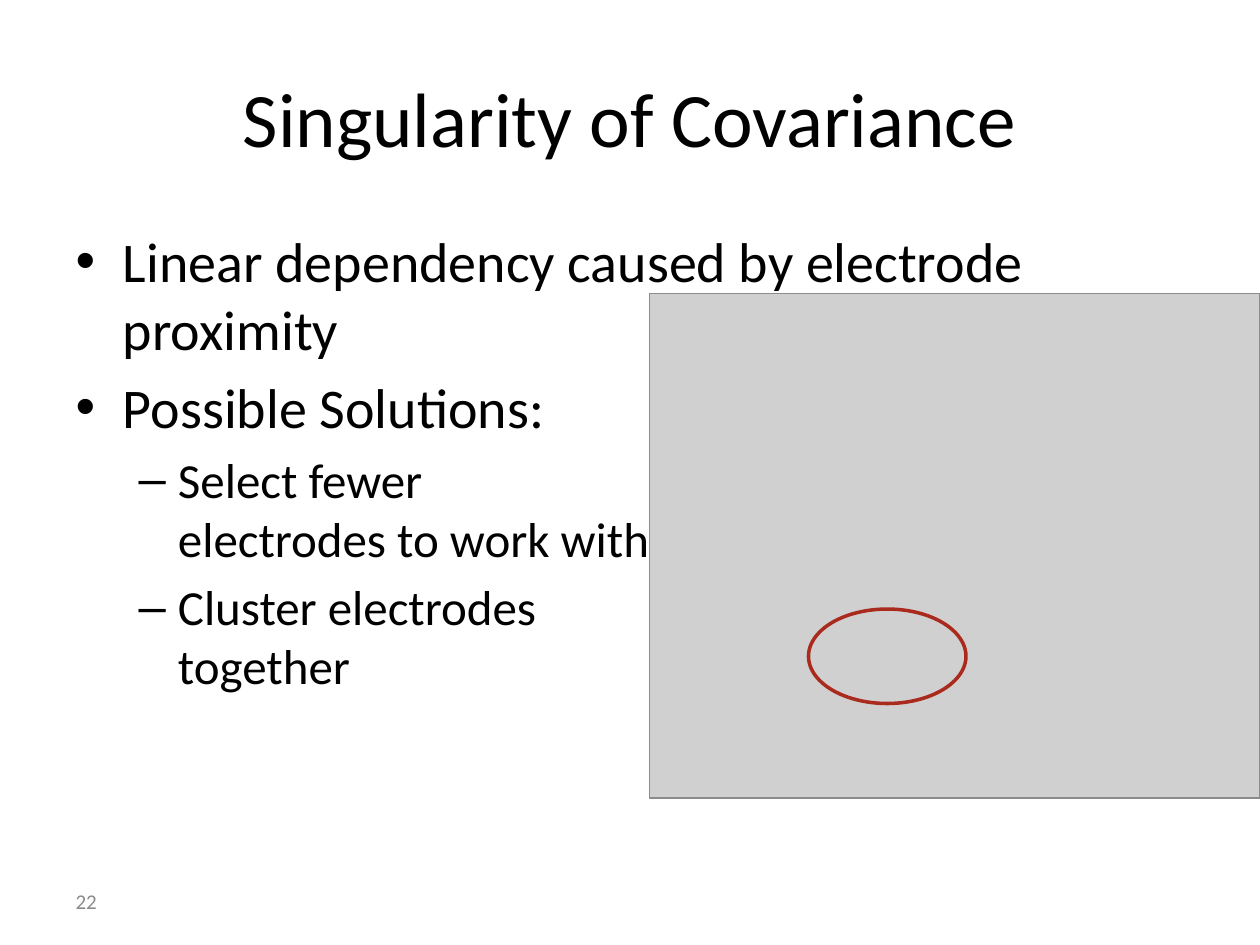
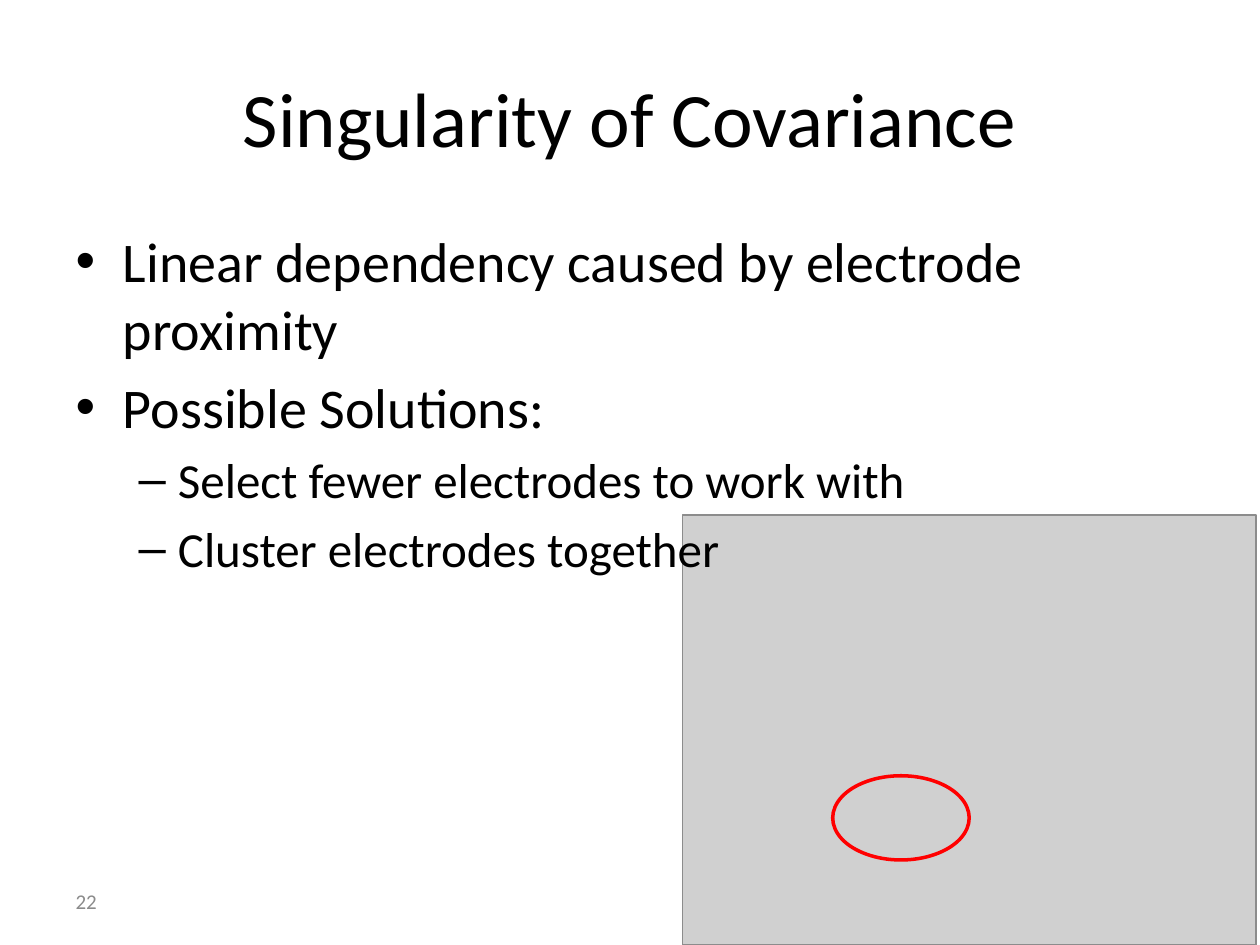
Before and after one commit to reggevlivney/BrainSway, a slide deck: slide 22 of Project_Midterm_Presentation.pptx. Drawn at 1260x945 pixels with LibreOffice and Linux fonts; fonts in the diff are those of the drawing; grey boxes stand for pictures; background and template pictures are left out. Boxes give left, top, right and bottom in pixels: in the first picture for what was removed or moved away, otherwise in the second. Text is boxed around its words. In the diff, an @@ line names an element or a change of style, - is before the commit and + after.

```diff
--- a/Project_Midterm_Presentation.pptx
+++ b/Project_Midterm_Presentation.pptx
@@ text "Linear dependency caused by electrode ..." rewrapped from <box>123,243,1022,693</box> to <box>123,243,1022,578</box> @@
@@ picture: place and size @@
-picture at <box>650,294,1260,798</box>
+picture at <box>683,515,1256,945</box>
@@ ellipse: place and size @@
-ellipse at <box>809,609,966,703</box>
+ellipse at <box>833,776,969,861</box>
@@ ellipse at <box>833,776,969,861</box>: outline #AA2B1E 2 pt to #FF0000 2 pt @@
```
Also in this commit, not shown: 13 other slides changed, 2 slides added, 3 slides removed.
